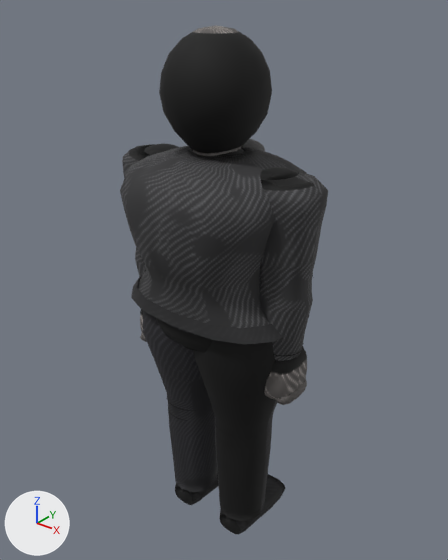
The glTF model assets/roster/models/namyong_a.glb: old version first, new version second.
Rendered twice from a 50 mm camera at (1.27, -1.548, 2.015) aimed at (-0.011, 0.053, 1.022). The axes (+X, +Y, +Z) are drawn at lower left. The lights are the same throughout. The older version comes first. Vertices at exactly the same position are counted once.

Before the edit, the objects in view are built like this:
```python
me_mesh_0 = bpy.data.meshes.new('Mesh_0')
me_mesh_0.from_pydata(...)  # 3515 vertices, 6238 faces; spans x -0.4..0.4, y -0.28..0.28, z -0.04..1.89
me_mesh_0.materials.append(mat_material_0)
ob_body = bpy.data.objects.new('Body', me_mesh_0)
ob_body.location = (0.0, 0.0, 0.0)
```
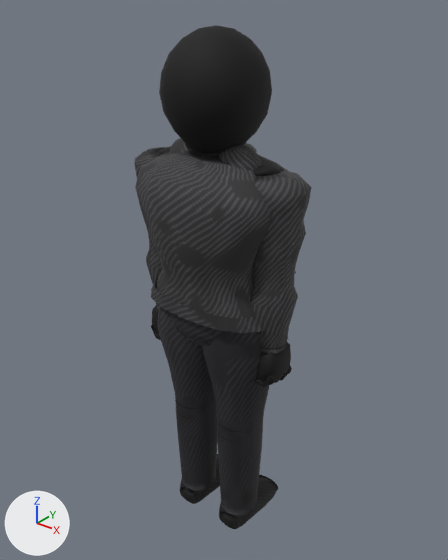
Changed parts and their boxes (x1, y1, x2, y2) in the pictures (448 x 560 px; the box of a moved part takes in the faces that stretch with it):
'Body', reshaped (15% narrower): before (120, 25, 328, 534); after (134, 25, 311, 529)
part 1 of me_mesh_0, moved or reshaped: before (131, 276, 284, 345); after (151, 278, 266, 333)
part 2 of me_mesh_0, added (mostly hidden): after (170, 138, 193, 154)
part 3 of me_mesh_0, added: after (219, 145, 262, 170)
part 4 of me_mesh_0, moved or reshaped: before (220, 474, 285, 534); after (219, 475, 278, 529)
part 5 of me_mesh_0, moved or reshaped: before (175, 471, 219, 505); after (180, 454, 220, 504)
part 6 of me_mesh_0, added: after (280, 366, 292, 380)
part 7 of me_mesh_0, deleted: before (276, 379, 307, 405)
part 8 of me_mesh_0, moved or reshaped: before (122, 139, 328, 451); after (134, 143, 311, 449)
part 9 of me_mesh_0, surface changed: before (120, 25, 287, 521); after (136, 25, 270, 516)

The change, as a diff of the scene's bpy script:
```diff
--- a/assets/roster/models/namyong_a.glb.py
+++ b/assets/roster/models/namyong_a.glb.py
@@ me_mesh_0 @@
 # used by ob_body; location = (0.0, 0.0, 0.0)
-me_mesh_0.from_pydata(...)  # 3515 vertices, 6238 faces; spans x -0.4..0.4, y -0.28..0.28, z -0.04..1.89
+me_mesh_0.from_pydata(...)  # 4135 vertices, 7438 faces; spans x -0.35..0.35, y -0.2..0.23, z -0.03..1.89
+# me_mesh_0 part 1: the loose piece of 32 vertices spanning x -0.34..0.34, y -0.24..0.24, z 0.96..1.01 is scaled about its middle by (0.789, 0.744, 1)
+# me_mesh_0 part 2: a new loose piece, a UV sphere (14 segments, 8 rings, poles along z) spanning x -0.18..-0.02, y -0.08..0.05, z 1.42..1.55, in mat_material_0
+# me_mesh_0 part 3: a new loose piece, a UV sphere (14 segments, 8 rings, poles along z) spanning x 0.02..0.18, y -0.08..0.05, z 1.42..1.55, in mat_material_0
+# me_mesh_0 part 4: the loose piece of 98 vertices spanning x 0.04..0.21, y -0.1..0.26, z -0.04..0.09 is scaled about the mesh origin by 0.899
+# me_mesh_0 part 5: the loose piece of 98 vertices spanning x -0.21..-0.04, y -0.1..0.26, z -0.04..0.09 is scaled about the mesh origin by 0.899
+# me_mesh_0 part 6: a new loose piece of 50 vertices spanning x 0.19..0.29, y 0.03..0.07, z 0.7..0.77, in mat_material_0
+# me_mesh_0 part 7: the loose piece of 52 vertices spanning x 0.3..0.36, y -0.07..0.09, z 0.68..0.74 is deleted
+# me_mesh_0 part 8: 505 vertices moved from x -0.36..0.36, y -0.28..0.28, z 0.04..1.61 to x -0.3..0.3, y -0.2..0.2, z 0.04..1.61; 1084 vertices removed from x -0.4..0.4, y -0.22..0.22, z 0.39..1.54; 1094 vertices added at x -0.35..0.35, y -0.16..0.16, z 0.44..1.54
+# me_mesh_0 part 9: 1074 kept faces spanning x -0.3..0.3, y -0.2..0.2, z 0.05..1.89 get new texture (UV) coordinates
+# other edits to the shape of me_mesh_0 do not show in these pictures
 me_mesh_0.materials.append(mat_material_0)
```
